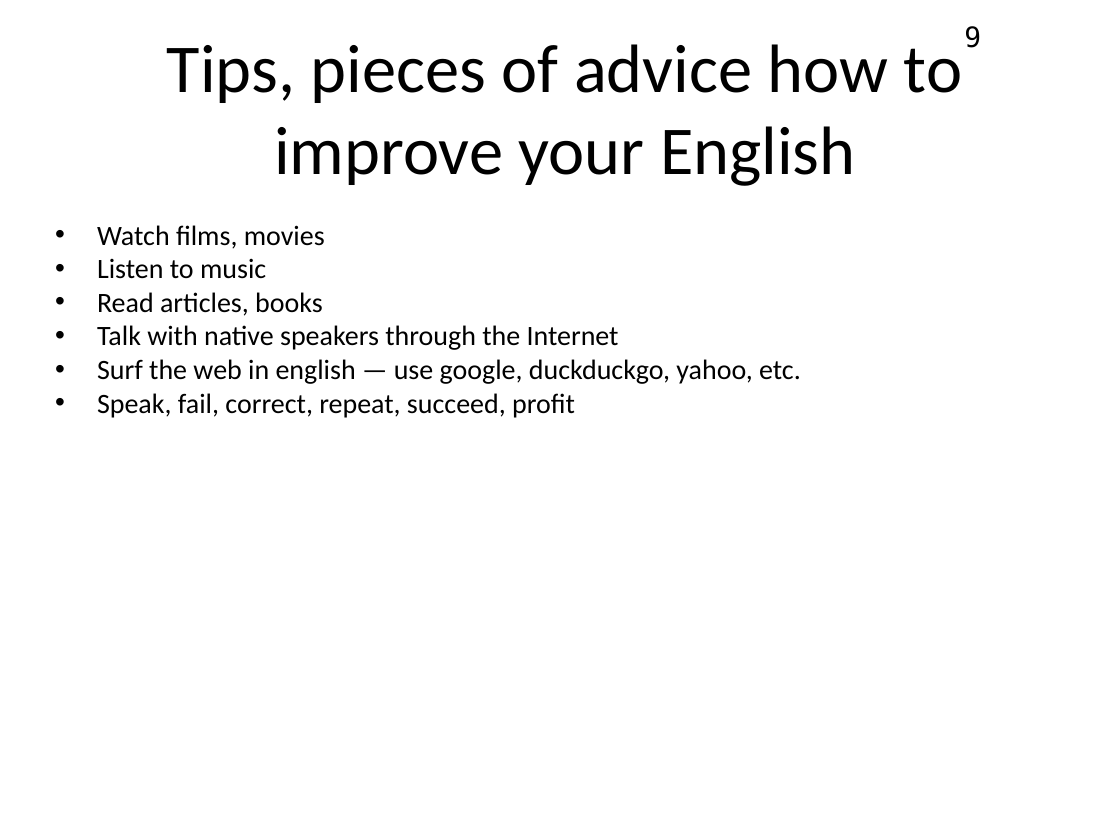
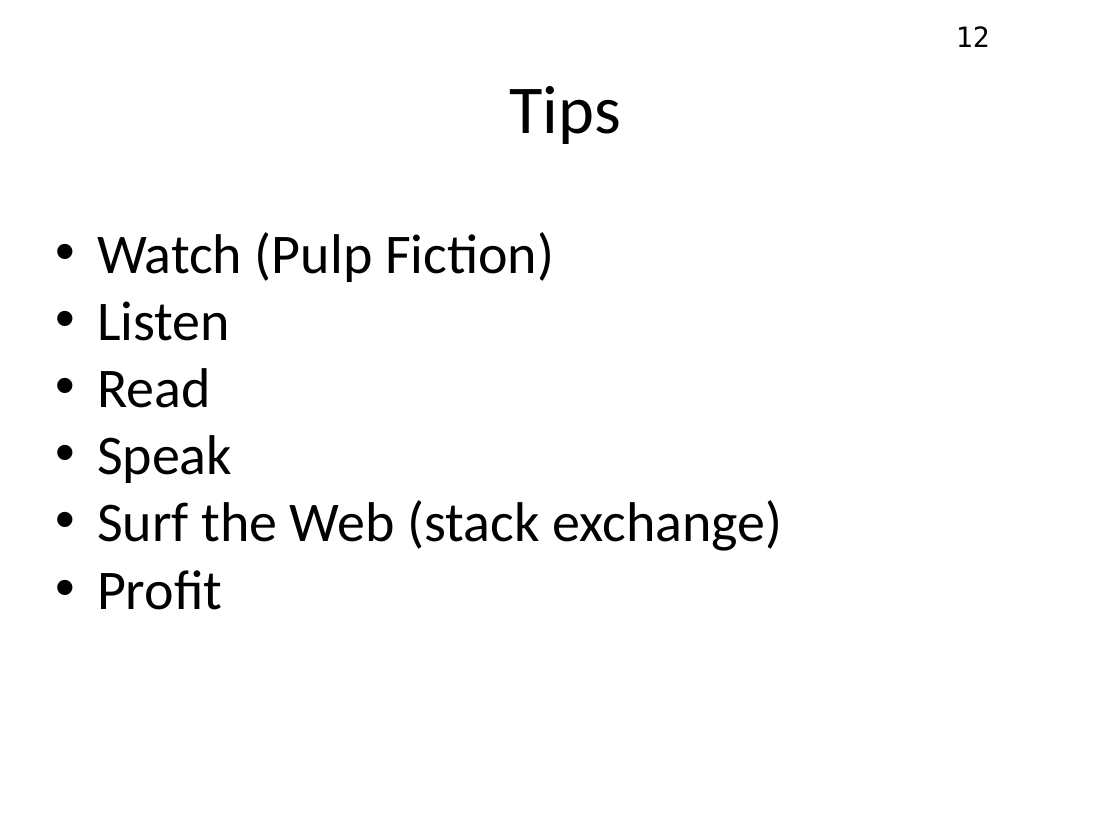
Before and after one commit to konstunn/eng, a slide deck: slide 12 of sem2/eng4tech/english4techmakers.odp (slide 9 before the commit). Drawn at 1120x840 pixels with LibreOffice and Linux fonts; fonts in the diff are those of the drawing. Boxes give left, top, right and bottom in pixels: in the first picture for what was removed or moved away, otherwise in the second. Text is boxed around its words. In the diff, an @@ line names an element or a change of style, - is before the commit and + after.

Commit message:
Update presentation

```diff
--- a/sem2/eng4tech/english4techmakers.odp
+++ b/sem2/eng4tech/english4techmakers.odp
@@ page number at [956,26,990,47]: text changed @@
-9
+12
@@ title at [509,86,620,144]: text changed @@
-Tips, pieces of advice how to improve your English
+Tips
@@ text at [97,232,783,610]: text changed; size 18 to 36 pt @@
-• Watch films, movies
-• Listen to music
-• Read articles, books
-• Talk with native speakers through the Internet
-• Surf the web in english — use google, duckduckgo, yahoo, etc.
-• Speak, fail, correct, repeat, succeed, profit
+• Watch (Pulp Fiction)
+• Listen
+• Read
+• Speak
+• Surf the Web (stack exchange)
+• Profit
```
Also in this commit, not shown: 6 other slides changed, 6 slides added, 3 slides removed.
